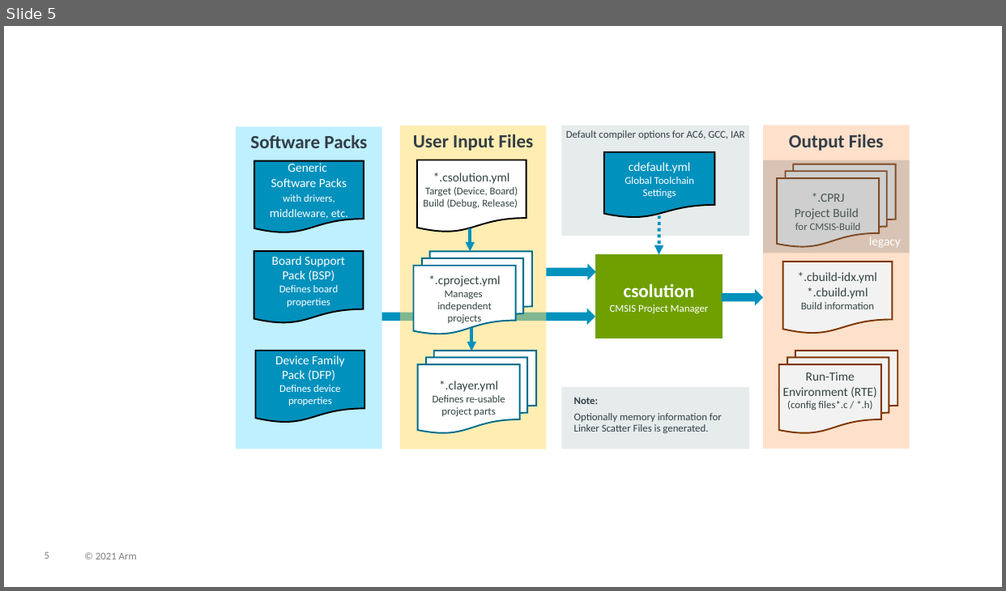
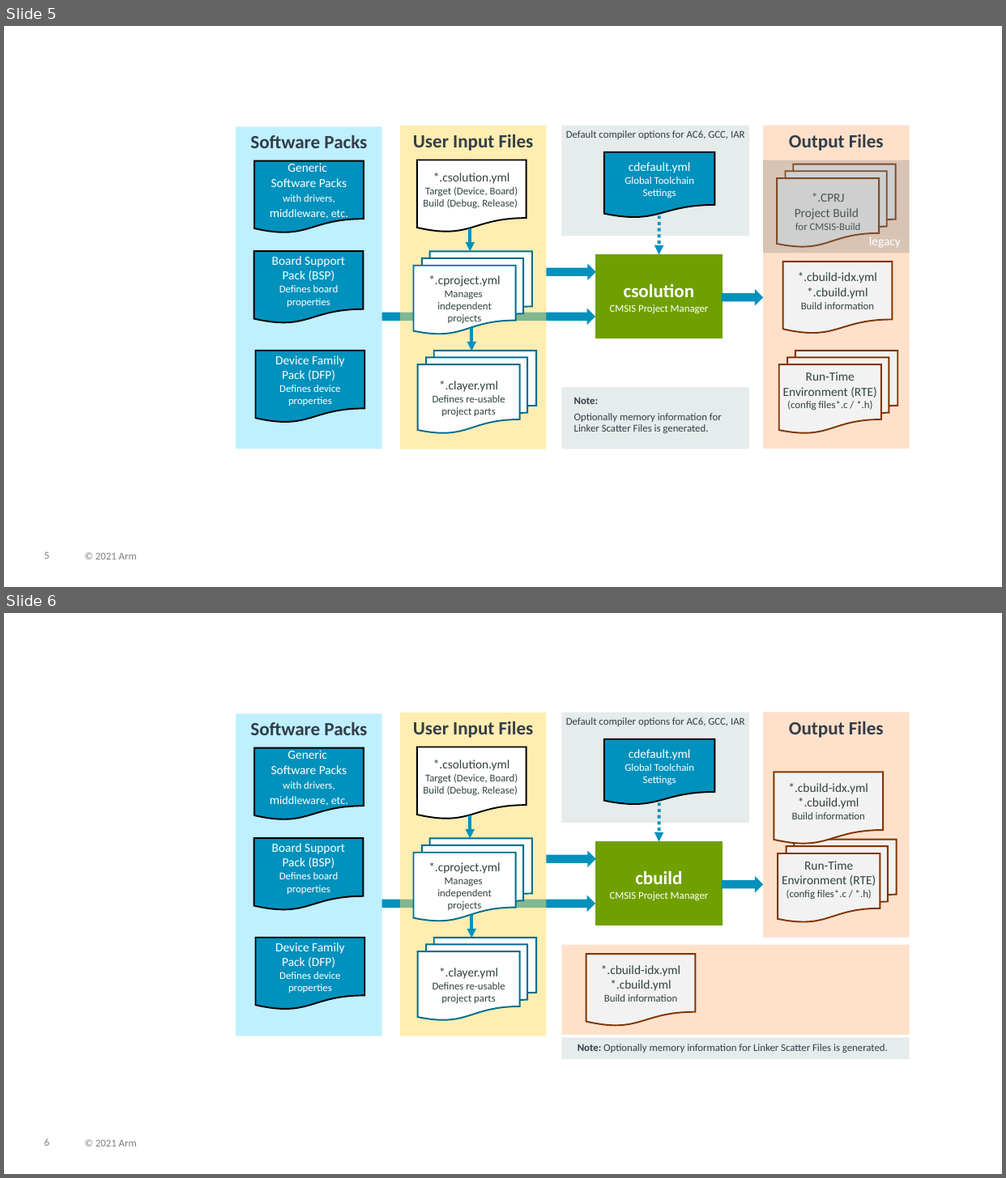
Before and after one commit to Open-CMSIS-Pack/cmsis-toolbox, a slide deck: docs/images/overview.pptx. Shown one above the other, each under a label of ours: slide 5 before the commit, slides 5 and 6 after it. The pictures are 1006x591 and 1006x1178 pixels, drawn with LibreOffice and Linux fonts; fonts in the diff are those of the drawing. Boxes give left, top, right and bottom in pixels: in the first picture for what was removed or moved away, otherwise in the second. Text is boxed around its words. In the diff, an @@ line names an element or a change of style, - is before the commit and + after.

Commit message:
Updated documentation, added cbuild command examples (#70)

```diff
--- a/docs/images/overview.pptx
+++ b/docs/images/overview.pptx
@@ slide 6 added at <box>4,613,1002,1174</box>, background #FFFFFF; not listed: 2 template elements that a slide beside it also shows @@
@@ rectangle added at <box>236,714,382,1037</box>, fill #BFF0FF, 18 pt, text #333E48, bold @@
+Software Packs
@@ rectangle added at <box>400,713,546,1037</box>, fill #FFDD66 at 50% opacity, 18 pt, text #333E48, bold @@
+User Input Files
@@ rectangle added at <box>562,713,750,824</box>, fill #E5ECEB, 10 pt, text #333E48 @@
+Default compiler options for AC6, GCC, IAR
@@ rectangle added at <box>763,713,909,938</box>, fill #FFC499 at 50% opacity, 18 pt, text #333E48, bold @@
+Output Files
@@ flow chart document added at <box>255,747,364,820</box>, fill #0091BD, outline #000000 1.5 pt, 12 pt, text #FFFFFF @@
+Generic
+Software Packs
+with drivers, middleware, etc.
@@ flow chart document added at <box>417,747,526,820</box>, fill #FFFFFF, outline #000000 1.5 pt, 10 pt, text #314341 @@
+*.csolution.yml
+Target (Device, Board) Build (Debug, Release)
@@ flow chart document added at <box>604,739,715,806</box>, fill #0091BD, outline #000000 1.5 pt, 10 pt, text #FFFFFF @@
+cdefault.yml
+Global Toolchain Settings
@@ flow chart document added at <box>774,773,884,845</box>, fill #F2F2F2, outline #803600 1.5 pt, 12 pt, text #314341 @@
+*.cbuild-idx.yml
+*.cbuild.yml
+Build information
@@ arrow added from (659, 796) to (659, 842), #0091BD 3 pt dashed @@
@@ arrow added from (471, 815) to (471, 838), #0091BD 3 pt @@
@@ flow chart document added at <box>254,838,364,911</box>, fill #0091BD, outline #000000 1.5 pt, 10 pt, text #FFFFFF @@
+Board Support Pack (BSP)
+Defines board
+properties
@@ flow chart multidocument added at <box>414,838,533,922</box>, fill #FFFFFF, outline #006D8E 1.5 pt, 10 pt, text #314341 @@
+*.cproject.yml
+Manages
+independent
+projects
@@ right arrow added at <box>547,851,596,867</box>, fill #0091BD @@
@@ rectangle added at <box>596,842,722,926</box>, fill #70A000, outline #70A000 1 pt, 10 pt, text #FFFFFF @@
+cbuild
+CMSIS Project Manager
@@ flow chart multidocument added at <box>778,840,897,923</box>, fill #F2F2F2, outline #803600 1.5 pt, 12 pt, text #314341 @@
+Run-Time Environment (RTE)
+(config files*.c / *.h)
@@ right arrow added at <box>722,876,764,893</box>, fill #0091BD @@
@@ right arrow added at <box>338,895,595,912</box>, fill #0091BD @@
@@ arrow added from (472, 915) to (472, 938), #0091BD 3 pt @@
@@ flow chart document added at <box>256,938,364,1011</box>, fill #0091BD, outline #000000 1.5 pt, 10 pt, text #FFFFFF @@
+Device Family Pack (DFP)
+Defines device
+properties
@@ flow chart multidocument added at <box>418,938,537,1021</box>, fill #FFFFFF, outline #006D8E 1.5 pt, 10 pt, text #314341 @@
+*.clayer.yml
+Defines re-usable project parts
@@ rectangle added at <box>562,944,910,1034</box>, fill #FFC499 at 50% opacity @@
@@ flow chart document added at <box>586,954,696,1027</box>, fill #F2F2F2, outline #803600 1.5 pt, 12 pt, text #314341 @@
+*.cbuild-idx.yml
+*.cbuild.yml
+Build information
@@ rectangle added at <box>562,1038,910,1060</box>, fill #E5ECEB @@
@@ text added at <box>577,1044,888,1053</box>, 10 pt, text #333E48 @@
+Note: Optionally memory information for Linker Scatter Files is generated.
```
Also in this commit, not shown: 4 other files.
